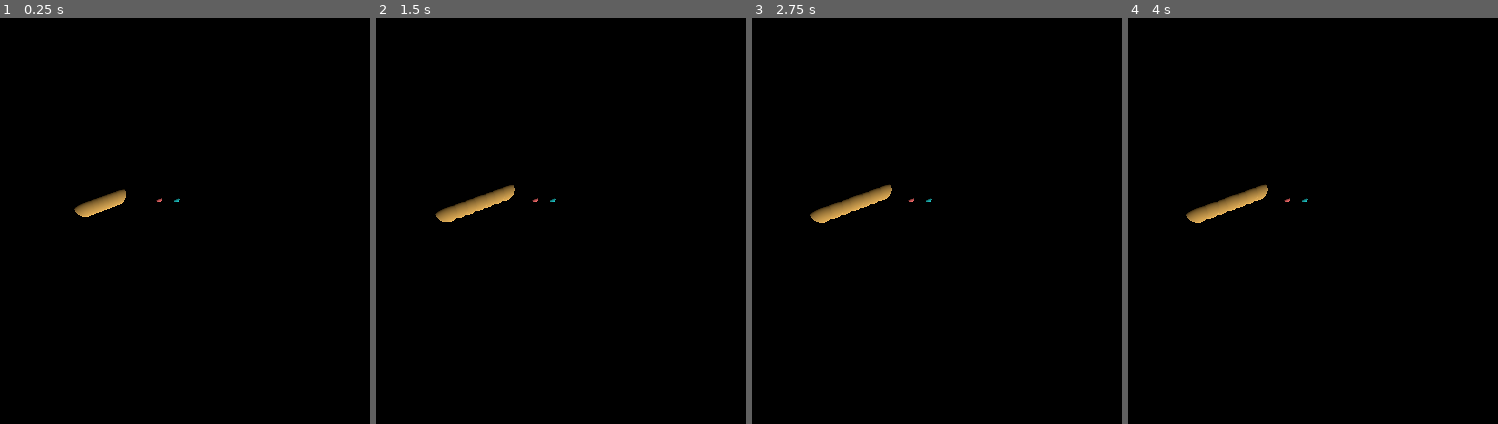
Above: before the commit, frames 1-4 (left to right).
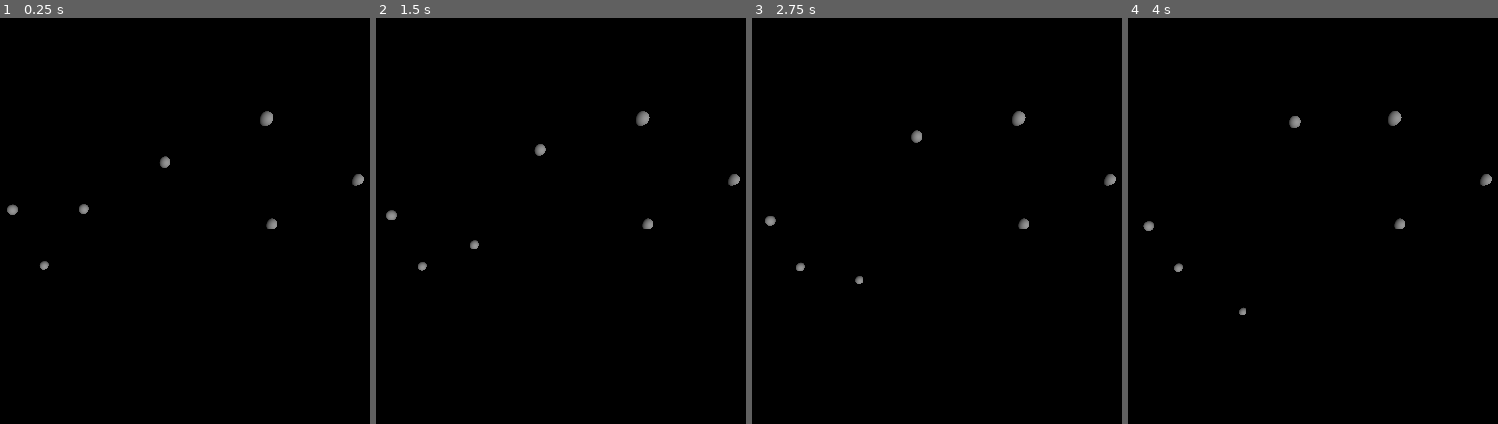
Above: after the commit, the same moments.

Repository: adorion25/Systeme_solaire
Game: Godot game, scene res://node_3d.tscn
Same seed, same stepped clock (60 frames per second), same inputs: the game is played once before the commit and once after it. Before the commit the project has no main scene; this scene is started directly in both runs.
Inputs:
- Up to frame 1 (0.25 s): no input
- Up to frame 2 (1.5 s): no input
- Up to frame 3 (2.75 s): no input
- Up to frame 4 (4 s): no input

The runs differ from the first frame. In frame 1, 0.9% of the frame differs, in the area x 1-99%, y 22-63%; in frame 2, 1.2%; in frame 3, 1.2%, in the area x 3-99%, y 22-66%; in frame 4, 1.2%.

Commit message:
essais et réglages de bugs, mais ne fonctionne toujours pas

Diff:
--- a/cysstaim-çolèrre/astres_script.gd
+++ b/cysstaim-çolèrre/astres_script.gd
@@ -40,7 +40,7 @@
 func _ready() -> void:
 	position_reelle = position_initiale
 	vitesse = vitesse_initiale
-
+	print(position_reelle, vitesse)
 	pause = false
 
 # Called every frame. 'delta' is the elapsed time since the previous frame.
@@ -48,12 +48,7 @@
 	if pause :
 		return
 
-	temps_ecoule += delta
-	if temps_ecoule >= 20 * periode_relative:
-		return
-
-
-	appliquer_euler(delta*echelle_temps)
+	appliquer_runge_kutta(delta*echelle_temps)
 
 	position = conv_position_reelle_a_simulee()
 
@@ -76,7 +71,7 @@
 
 	return position_reelle.normalized() * facteur_distance_simulee
 
-func acceleration_gravitationnelle(autre_corps: RigidBody3D, position_i) -> Vector3:
+func acceleration_gravitationnelle(autre_corps: RigidBody3D, position_i: Vector3) -> Vector3:
 	"""
 	Calcule le vecteur 3D de l'accélération agissant sur le corps par rapport à l'astre donné
 	à l'aide de la position actuelle de l'astre donné.
@@ -84,10 +79,15 @@
 	Paramètre :
 	position réelle de l'astre dans le plan 3D
 	"""
-	var scalaire = -1 * G * autre_corps.masse_corps / position_i.length()**3
-	return scalaire * position_i
+	if autre_corps == self or autre_corps.position_reelle == Vector3.ZERO:
+		return Vector3.ZERO
 
-func acceleration_totale(position_i) -> Vector3:
+	var scalaire = -1 * G * autre_corps.masse_corps / (autre_corps.position_reelle - position_i).length()**3
+	var acc_g = scalaire * (autre_corps.position_reelle - position_i)
+
+	return acc_g
+
+func acceleration_totale(position_i: Vector3) -> Vector3:
 	"""Additione toutes les accélérations causées par les autres astres pour
 	en n'avoir qu'une seule.
 
@@ -99,7 +99,7 @@
 
 	return a_tot
 
-func appliquer_euler(temps_dernier_ecran : float) -> void:
+func appliquer_runge_kutta(temps_dernier_ecran : float) -> void:
 	"""
 	Applique la méthode d'Euler pour déterminer la position et la vitesse selon
 	le temps de la simulation. Toutes les forces en jeu sur l'objet y sont calculées
--- a/cysstaim-çolèrre/node_3d.tscn
+++ b/cysstaim-çolèrre/node_3d.tscn
@@ -7,24 +7,30 @@
 
 [sub_resource type="SphereShape3D" id="SphereShape3D_4xowi"]
 
+[sub_resource type="SphereMesh" id="SphereMesh_a202f"]
+
 [sub_resource type="StandardMaterial3D" id="StandardMaterial3D_a202f"]
-albedo_color = Color(0.85906833, 0.65784353, 0.30959874, 1)
-
-[sub_resource type="SphereMesh" id="SphereMesh_4xowi"]
+albedo_color = Color(0.9028552, 0.90285546, 7.70092e-07, 1)
 
 [sub_resource type="SphereShape3D" id="SphereShape3D_a202f"]
 
 [sub_resource type="SphereMesh" id="SphereMesh_noarx"]
 
-[sub_resource type="StandardMaterial3D" id="StandardMaterial3D_a0tk4"]
-albedo_color = Color(1, 0.42352942, 0.42352942, 1)
-
 [sub_resource type="SphereShape3D" id="SphereShape3D_r3fl7"]
 
+[sub_resource type="SphereMesh" id="SphereMesh_a0tk4"]
+
+[sub_resource type="SphereMesh" id="SphereMesh_r3fl7"]
+
 [sub_resource type="SphereMesh" id="SphereMesh_jka67"]
 
-[sub_resource type="StandardMaterial3D" id="StandardMaterial3D_i5arm"]
-albedo_color = Color(6.3532593e-06, 0.7851083, 0.78734803, 1)
+[sub_resource type="SphereMesh" id="SphereMesh_i5arm"]
+
+[sub_resource type="SphereMesh" id="SphereMesh_wc5p8"]
+
+[sub_resource type="SphereMesh" id="SphereMesh_jsk3o"]
+
+[sub_resource type="SphereMesh" id="SphereMesh_4arys"]
 
 [node name="Système solaire" type="Node3D" unique_id=1593736269]
 
@@ -37,12 +43,14 @@
 transform = Transform3D(0.50708723, 0.7779334, 0.3710556, -0.86183286, 0.4628162, 0.20747377, -0.010329776, -0.42499524, 0.9051367, 8.801237, 1.5151159, 4.5821605)
 
 [node name="Camera3D" type="Camera3D" parent="Environment_camera" unique_id=1026225519]
-transform = Transform3D(1, 2.9802319e-08, 7.450581e-09, -7.4505797e-09, -5.9604638e-08, 1, 2.9802319e-08, -1, -5.9604638e-08, -9.536743e-07, 25.000002, -4.7683716e-07)
+transform = Transform3D(0.9999999400000009, 0, 0, 0, 0.8660254037844387, 0.4999999700000004, 0, -0.49999999999999994, 0.8660253518229153, 0, 60, 120)
 
 [node name="Astres" type="Node3D" parent="." unique_id=282295382]
 
 [node name="Soleil" type="RigidBody3D" parent="Astres" unique_id=1348569142 node_paths=PackedStringArray("Soleil", "Mercure", "Venus", "Terre", "Mars", "Jupiter", "Saturne", "Uranus", "Neptune")]
 script = ExtResource("1_noarx")
+max_distance_simulee = 1.0
+max_distance_reelle = 1.0
 Soleil = NodePath(".")
 Mercure = NodePath("../Mercure")
 Venus = NodePath("../Venus")
@@ -53,19 +61,26 @@
 Uranus = NodePath("../Uranus")
 Neptune = NodePath("../Neptune")
 masse_corps = 1.989e+30
-etapes_calcul_par_ecran = 1000
+periode_relative = 1.0
+position_initiale = Vector3(1, 1, 1)
+etapes_calcul_par_ecran = 100
 
 [node name="CollisionShape3D" type="CollisionShape3D" parent="Astres/Soleil" unique_id=802058248]
-shape = SubResource("SphereShape3D_4xowi")
-
-[node name="MeshInstance3D" type="MeshInstance3D" parent="Astres/Soleil" unique_id=1807276950]
-transform = Transform3D(2, 0, 0, 0, 2, 0, 0, 0, 2, 0, 0, 0)
-material_override = SubResource("StandardMaterial3D_a202f")
-mesh = SubResource("SphereMesh_4xowi")
+transform = Transform3D(6.787, 0, 0, 0, 6.787, 0, 0, 0, 6.787, 0, 0, 0)
+shape = SubResource("SphereShape3D_4xowi")
+
+[node name="MeshInstance3D" type="MeshInstance3D" parent="Astres/Soleil" unique_id=319167872]
+transform = Transform3D(6.787, 0, 0, 0, 6.787, 0, 0, 0, 6.787, 0, 0, 0)
+mesh = SubResource("SphereMesh_a202f")
+surface_material_override/0 = SubResource("StandardMaterial3D_a202f")
 
 [node name="Mercure" type="RigidBody3D" parent="Astres" unique_id=1152047052 node_paths=PackedStringArray("Soleil", "Mercure", "Venus", "Terre", "Mars", "Jupiter", "Saturne", "Uranus", "Neptune")]
-transform = Transform3D(1, 0, 0, 0, 1, 0, 0, 0, 1, 5, 0, 0)
-script = ExtResource("1_noarx")
+transform = Transform3D(1, 0, 0, 0, 1, 0, 0, 0, 1, 15, 0, 0)
+script = ExtResource("1_noarx")
+min_distance_simulee = 12.5
+max_distance_simulee = 17.5
+min_distance_reelle = 45000000000.0
+max_distance_reelle = 71000000000.0
 Soleil = NodePath("../Soleil")
 Mercure = NodePath(".")
 Venus = NodePath("../Venus")
@@ -76,20 +91,26 @@
 Uranus = NodePath("../Uranus")
 Neptune = NodePath("../Neptune")
 masse_corps = 3.285e+23
-etapes_calcul_par_ecran = 1000
+periode_relative = 0.241
+position_initiale = Vector3(-39300000000, -34200000000, 11500000000)
+vitesse_initiale = Vector3(30300, -44600, -4630)
+etapes_calcul_par_ecran = 100
 
 [node name="CollisionShape3D" type="CollisionShape3D" parent="Astres/Mercure" unique_id=1391428646]
-transform = Transform3D(0.5, 0, 0, 0, 0.5, 0, 0, 0, 0.5, 0, 0, 0)
+transform = Transform3D(4.902, 0, 0, 0, 4.902, 0, 0, 0, 4.902, 0, 0, 0)
 shape = SubResource("SphereShape3D_a202f")
 
-[node name="MeshInstance3D" type="MeshInstance3D" parent="Astres/Mercure" unique_id=737303604]
-transform = Transform3D(0.5, 0, 0, 0, 0.5, 0, 0, 0, 0.5, 0, 0, 0)
+[node name="MeshInstance3D" type="MeshInstance3D" parent="Astres/Mercure" unique_id=1597559153]
+transform = Transform3D(4.902, 0, 0, 0, 4.902, 0, 0, 0, 4.902, 0, 0, 0)
 mesh = SubResource("SphereMesh_noarx")
-surface_material_override/0 = SubResource("StandardMaterial3D_a0tk4")
 
 [node name="Venus" type="RigidBody3D" parent="Astres" unique_id=1773264772 node_paths=PackedStringArray("Soleil", "Mercure", "Venus", "Terre", "Mars", "Jupiter", "Saturne", "Uranus", "Neptune")]
-transform = Transform3D(1, 0, 0, 0, 1, 0, 0, 0, 1, 6.5, 0, 0)
-script = ExtResource("1_noarx")
+transform = Transform3D(1, 0, 0, 0, 1, 0, 0, 0, 1, 30, 0, 0)
+script = ExtResource("1_noarx")
+min_distance_simulee = 27.5
+max_distance_simulee = 32.5
+min_distance_reelle = 97000000000.0
+max_distance_reelle = 119000000000.0
 Soleil = NodePath("../Soleil")
 Mercure = NodePath("../Mercure")
 Venus = NodePath(".")
@@ -99,64 +120,87 @@
 Saturne = NodePath("../Saturne")
 Uranus = NodePath("../Uranus")
 Neptune = NodePath("../Neptune")
-masse_corps = 4.867e+24
-etapes_calcul_par_ecran = 1000
+masse_corps = 4.87e+24
+periode_relative = 0.616
+position_initiale = Vector3(104000000000, 28600000000, -6150000000)
+vitesse_initiale = Vector3(-9400, 33700, 1470)
+etapes_calcul_par_ecran = 100
 
 [node name="CollisionShape3D" type="CollisionShape3D" parent="Astres/Venus" unique_id=1569230407]
-transform = Transform3D(0.5, 0, 0, 0, 0.5, 0, 0, 0, 0.5, 0, 0, 0)
+transform = Transform3D(5.205, 0, 0, 0, 5.205, 0, 0, 0, 5.205, 0, 0, 0)
 shape = SubResource("SphereShape3D_r3fl7")
 
-[node name="MeshInstance3D" type="MeshInstance3D" parent="Astres/Venus" unique_id=676462935]
-transform = Transform3D(0.5, 0, 0, 0, 0.5, 0, 0, 0, 0.5, 0, 0, 0)
+[node name="MeshInstance3D" type="MeshInstance3D" parent="Astres/Venus" unique_id=1207975692]
+transform = Transform3D(5.205, 0, 0, 0, 5.205, 0, 0, 0, 5.205, 0, 0, 0)
+mesh = SubResource("SphereMesh_a0tk4")
+
+[node name="Terre" type="RigidBody3D" parent="Astres" unique_id=378534597 node_paths=PackedStringArray("Soleil", "Mercure", "Venus", "Terre", "Mars", "Jupiter", "Saturne", "Uranus", "Neptune")]
+transform = Transform3D(1, 0, 0, 0, 1, 0, 0, 0, 1, 45, 0, 0)
+script = ExtResource("1_noarx")
+min_distance_simulee = 42.5
+max_distance_simulee = 47.5
+min_distance_reelle = 137000000000.0
+max_distance_reelle = 162000000000.0
+Soleil = NodePath("../Soleil")
+Mercure = NodePath("../Mercure")
+Venus = NodePath("../Venus")
+Terre = NodePath(".")
+Mars = NodePath("../Mars")
+Jupiter = NodePath("../Jupiter")
+Saturne = NodePath("../Saturne")
+Uranus = NodePath("../Uranus")
+Neptune = NodePath("../Neptune")
+masse_corps = 5.97e+24
+periode_relative = 1.0
+position_initiale = Vector3(-142000000000, -47400000000, 1640000)
+vitesse_initiale = Vector3(9150, -28200, 1.08)
+etapes_calcul_par_ecran = 100
+
+[node name="CollisionShape3D" type="CollisionShape3D" parent="Astres/Terre" unique_id=1168680560]
+transform = Transform3D(5.222, 0, 0, 0, 5.222, 0, 0, 0, 5.222, 0, 0, 0)
+shape = SubResource("SphereShape3D_4xowi")
+
+[node name="MeshInstance3D" type="MeshInstance3D" parent="Astres/Terre" unique_id=333021304]
+transform = Transform3D(5.222, 0, 0, 0, 5.222, 0, 0, 0, 5.222, 0, 0, 0)
+mesh = SubResource("SphereMesh_r3fl7")
+
+[node name="Mars" type="RigidBody3D" parent="Astres" unique_id=890385200 node_paths=PackedStringArray("Soleil", "Mercure", "Venus", "Terre", "Mars", "Jupiter", "Saturne", "Uranus", "Neptune")]
+transform = Transform3D(1, 0, 0, 0, 1, 0, 0, 0, 1, 60, 0, 0)
+script = ExtResource("1_noarx")
+min_distance_simulee = 57.5
+max_distance_simulee = 62.5
+min_distance_reelle = 197000000000.0
+max_distance_reelle = 259000000000.0
+Soleil = NodePath("../Soleil")
+Mercure = NodePath("../Mercure")
+Venus = NodePath("../Venus")
+Terre = NodePath("../Terre")
+Mars = NodePath(".")
+Jupiter = NodePath("../Jupiter")
+Saturne = NodePath("../Saturne")
+Uranus = NodePath("../Uranus")
+Neptune = NodePath("../Neptune")
+masse_corps = 6.42e+23
+periode_relative = 1.881
+position_initiale = Vector3(-115000000000, -188000000000, -1290000000)
+vitesse_initiale = Vector3(20300, -9910, -694)
+etapes_calcul_par_ecran = 100
+
+[node name="CollisionShape3D" type="CollisionShape3D" parent="Astres/Mars" unique_id=1420725071]
+transform = Transform3D(5.012, 0, 0, 0, 5.012, 0, 0, 0, 5.012, 0, 0, 0)
+shape = SubResource("SphereShape3D_4xowi")
+
+[node name="MeshInstance3D" type="MeshInstance3D" parent="Astres/Mars" unique_id=1424022756]
+transform = Transform3D(5.012, 0, 0, 0, 5.012, 0, 0, 0, 5.012, 0, 0, 0)
 mesh = SubResource("SphereMesh_jka67")
-surface_material_override/0 = SubResource("StandardMaterial3D_i5arm")
-
-[node name="Terre" type="RigidBody3D" parent="Astres" unique_id=378534597 node_paths=PackedStringArray("Soleil", "Mercure", "Venus", "Terre", "Mars", "Jupiter", "Saturne", "Uranus", "Neptune")]
-script = ExtResource("1_noarx")
-Soleil = NodePath("../Soleil")
-Mercure = NodePath("../Mercure")
-Venus = NodePath("../Venus")
-Terre = NodePath(".")
-Mars = NodePath("../Mars")
-Jupiter = NodePath("../Jupiter")
-Saturne = NodePath("../Saturne")
-Uranus = NodePath("../Uranus")
-Neptune = NodePath("../Neptune")
-masse_corps = 5.972e+24
-etapes_calcul_par_ecran = 1000
-
-[node name="CollisionShape3D" type="CollisionShape3D" parent="Astres/Terre" unique_id=1168680560]
-shape = SubResource("SphereShape3D_4xowi")
-
-[node name="MeshInstance3D" type="MeshInstance3D" parent="Astres/Terre" unique_id=2028498]
-transform = Transform3D(2, 0, 0, 0, 2, 0, 0, 0, 2, 0, 0, 0)
-material_override = SubResource("StandardMaterial3D_a202f")
-mesh = SubResource("SphereMesh_4xowi")
-
-[node name="Mars" type="RigidBody3D" parent="Astres" unique_id=890385200 node_paths=PackedStringArray("Soleil", "Mercure", "Venus", "Terre", "Mars", "Jupiter", "Saturne", "Uranus", "Neptune")]
-script = ExtResource("1_noarx")
-Soleil = NodePath("../Soleil")
-Mercure = NodePath("../Mercure")
-Venus = NodePath("../Venus")
-Terre = NodePath("../Terre")
-Mars = NodePath(".")
-Jupiter = NodePath("../Jupiter")
-Saturne = NodePath("../Saturne")
-Uranus = NodePath("../Uranus")
-Neptune = NodePath("../Neptune")
-masse_corps = 6.39e+23
-etapes_calcul_par_ecran = 1000
-
-[node name="CollisionShape3D" type="CollisionShape3D" parent="Astres/Mars" unique_id=1420725071]
-shape = SubResource("SphereShape3D_4xowi")
-
-[node name="MeshInstance3D" type="MeshInstance3D" parent="Astres/Mars" unique_id=1193850833]
-transform = Transform3D(2, 0, 0, 0, 2, 0, 0, 0, 2, 0, 0, 0)
-material_override = SubResource("StandardMaterial3D_a202f")
-mesh = SubResource("SphereMesh_4xowi")
 
 [node name="Jupiter" type="RigidBody3D" parent="Astres" unique_id=429324684 node_paths=PackedStringArray("Soleil", "Mercure", "Venus", "Terre", "Mars", "Jupiter", "Saturne", "Uranus", "Neptune")]
-script = ExtResource("1_noarx")
+transform = Transform3D(1, 0, 0, 0, 1, 0, 0, 0, 1, 75, 0, 0)
+script = ExtResource("1_noarx")
+min_distance_simulee = 72.5
+max_distance_simulee = 77.5
+min_distance_reelle = 731000000000.0
+max_distance_reelle = 827000000000.0
 Soleil = NodePath("../Soleil")
 Mercure = NodePath("../Mercure")
 Venus = NodePath("../Venus")
@@ -167,18 +211,26 @@
 Uranus = NodePath("../Uranus")
 Neptune = NodePath("../Neptune")
 masse_corps = 1.898e+27
-etapes_calcul_par_ecran = 1000
+periode_relative = 11.86
+position_initiale = Vector3(697000000000, 291000000000, -15500000000)
+vitesse_initiale = Vector3(-4910, 12000, 95.6)
+etapes_calcul_par_ecran = 100
 
 [node name="CollisionShape3D" type="CollisionShape3D" parent="Astres/Jupiter" unique_id=1585502378]
-shape = SubResource("SphereShape3D_4xowi")
-
-[node name="MeshInstance3D" type="MeshInstance3D" parent="Astres/Jupiter" unique_id=1369175557]
-transform = Transform3D(2, 0, 0, 0, 2, 0, 0, 0, 2, 0, 0, 0)
-material_override = SubResource("StandardMaterial3D_a202f")
-mesh = SubResource("SphereMesh_4xowi")
+transform = Transform3D(6.021, 0, 0, 0, 6.021, 0, 0, 0, 6.021, 0, 0, 0)
+shape = SubResource("SphereShape3D_4xowi")
+
+[node name="MeshInstance3D" type="MeshInstance3D" parent="Astres/Jupiter" unique_id=70776718]
+transform = Transform3D(6.021, 0, 0, 0, 6.021, 0, 0, 0, 6.021, 0, 0, 0)
+mesh = SubResource("SphereMesh_i5arm")
 
 [node name="Saturne" type="RigidBody3D" parent="Astres" unique_id=1993812437 node_paths=PackedStringArray("Soleil", "Mercure", "Venus", "Terre", "Mars", "Jupiter", "Saturne", "Uranus", "Neptune")]
-script = ExtResource("1_noarx")
+transform = Transform3D(1, 0, 0, 0, 1, 0, 0, 0, 1, 90, 0, 0)
+script = ExtResource("1_noarx")
+min_distance_simulee = 87.5
+max_distance_simulee = 92.5
+min_distance_reelle = 1250000000000.0
+max_distance_reelle = 1610000000000.0
 Soleil = NodePath("../Soleil")
 Mercure = NodePath("../Mercure")
 Venus = NodePath("../Venus")
@@ -188,19 +240,27 @@
 Saturne = NodePath(".")
 Uranus = NodePath("../Uranus")
 Neptune = NodePath("../Neptune")
-masse_corps = 5.6829999999999994e+26
-etapes_calcul_par_ecran = 1000
+masse_corps = 5.68e+26
+periode_relative = 29.46
+position_initiale = Vector3(1410000000000, -413000000000, -53800000000)
+vitesse_initiale = Vector3(2440, 9010, -352)
+etapes_calcul_par_ecran = 100
 
 [node name="CollisionShape3D" type="CollisionShape3D" parent="Astres/Saturne" unique_id=1488157904]
-shape = SubResource("SphereShape3D_4xowi")
-
-[node name="MeshInstance3D" type="MeshInstance3D" parent="Astres/Saturne" unique_id=2024929678]
-transform = Transform3D(2, 0, 0, 0, 2, 0, 0, 0, 2, 0, 0, 0)
-material_override = SubResource("StandardMaterial3D_a202f")
-mesh = SubResource("SphereMesh_4xowi")
+transform = Transform3D(5.96, 0, 0, 0, 5.96, 0, 0, 0, 5.96, 0, 0, 0)
+shape = SubResource("SphereShape3D_4xowi")
+
+[node name="MeshInstance3D" type="MeshInstance3D" parent="Astres/Saturne" unique_id=2078252969]
+transform = Transform3D(5.96, 0, 0, 0, 5.96, 0, 0, 0, 5.96, 0, 0, 0)
+mesh = SubResource("SphereMesh_wc5p8")
 
 [node name="Uranus" type="RigidBody3D" parent="Astres" unique_id=1986376096 node_paths=PackedStringArray("Soleil", "Mercure", "Venus", "Terre", "Mars", "Jupiter", "Saturne", "Uranus", "Neptune")]
-script = ExtResource("1_noarx")
+transform = Transform3D(1, 0, 0, 0, 1, 0, 0, 0, 1, 105, 0, 0)
+script = ExtResource("1_noarx")
+min_distance_simulee = 102.5
+max_distance_simulee = 107.5
+min_distance_reelle = 2640000000000.0
+max_distance_reelle = 3100000000000.0
 Soleil = NodePath("../Soleil")
 Mercure = NodePath("../Mercure")
 Venus = NodePath("../Venus")
@@ -210,19 +270,27 @@
 Saturne = NodePath("../Saturne")
 Uranus = NodePath(".")
 Neptune = NodePath("../Neptune")
-masse_corps = 8.681e+25
-etapes_calcul_par_ecran = 1000
+masse_corps = 8.68e+25
+periode_relative = 84.01
+position_initiale = Vector3(1860000000000, 2310000000000, -21700000000)
+vitesse_initiale = Vector3(-5320, 4010, 76.7)
+etapes_calcul_par_ecran = 100
 
 [node name="CollisionShape3D" type="CollisionShape3D" parent="Astres/Uranus" unique_id=1131591269]
-shape = SubResource("SphereShape3D_4xowi")
-
-[node name="MeshInstance3D" type="MeshInstance3D" parent="Astres/Uranus" unique_id=1700499879]
-transform = Transform3D(2, 0, 0, 0, 2, 0, 0, 0, 2, 0, 0, 0)
-material_override = SubResource("StandardMaterial3D_a202f")
-mesh = SubResource("SphereMesh_4xowi")
+transform = Transform3D(5.683, 0, 0, 0, 5.683, 0, 0, 0, 5.683, 0, 0, 0)
+shape = SubResource("SphereShape3D_4xowi")
+
+[node name="MeshInstance3D" type="MeshInstance3D" parent="Astres/Uranus" unique_id=1958744073]
+transform = Transform3D(5.683, 0, 0, 0, 5.683, 0, 0, 0, 5.683, 0, 0, 0)
+mesh = SubResource("SphereMesh_jsk3o")
 
 [node name="Neptune" type="RigidBody3D" parent="Astres" unique_id=1641489921 node_paths=PackedStringArray("Soleil", "Mercure", "Venus", "Terre", "Mars", "Jupiter", "Saturne", "Uranus", "Neptune")]
-script = ExtResource("1_noarx")
+transform = Transform3D(1, 0, 0, 0, 1, 0, 0, 0, 1, 120, 0, 0)
+script = ExtResource("1_noarx")
+min_distance_simulee = 117.5
+max_distance_simulee = 122.5
+min_distance_reelle = 4340000000000.0
+max_distance_reelle = 4650000000000.0
 Soleil = NodePath("../Soleil")
 Mercure = NodePath("../Mercure")
 Venus = NodePath("../Venus")
@@ -232,13 +300,16 @@
 Saturne = NodePath("../Saturne")
 Uranus = NodePath("../Uranus")
 Neptune = NodePath(".")
-masse_corps = 1.0239999999999999e+26
-etapes_calcul_par_ecran = 1000
+masse_corps = 1.0199999999999999e+26
+periode_relative = 164.8
+position_initiale = Vector3(4420000000000, -7.58, -94200000000)
+vitesse_initiale = Vector3(912, 5350, -128)
+etapes_calcul_par_ecran = 100
 
 [node name="CollisionShape3D" type="CollisionShape3D" parent="Astres/Neptune" unique_id=740241153]
-shape = SubResource("SphereShape3D_4xowi")
-
-[node name="MeshInstance3D" type="MeshInstance3D" parent="Astres/Neptune" unique_id=1038302884]
-transform = Transform3D(2, 0, 0, 0, 2, 0, 0, 0, 2, 0, 0, 0)
-material_override = SubResource("StandardMaterial3D_a202f")
-mesh = SubResource("SphereMesh_4xowi")
+transform = Transform3D(5.673, 0, 0, 0, 5.673, 0, 0, 0, 5.673, 0, 0, 0)
+shape = SubResource("SphereShape3D_4xowi")
+
+[node name="MeshInstance3D" type="MeshInstance3D" parent="Astres/Neptune" unique_id=1048605292]
+transform = Transform3D(5.673, 0, 0, 0, 5.673, 0, 0, 0, 5.673, 0, 0, 0)
+mesh = SubResource("SphereMesh_4arys")
--- a/cysstaim-çolèrre/project.godot
+++ b/cysstaim-çolèrre/project.godot
@@ -11,7 +11,8 @@
 [application]
 
 config/name="Cysstaim çolèrre"
-config/features=PackedStringArray("4.6", "Forward Plus")
+run/main_scene="uid://bnpcxbieyarvj"
+config/features=PackedStringArray("4.7", "Double Precision", "Forward Plus")
 config/icon="res://icon.svg"
 
 [physics]
